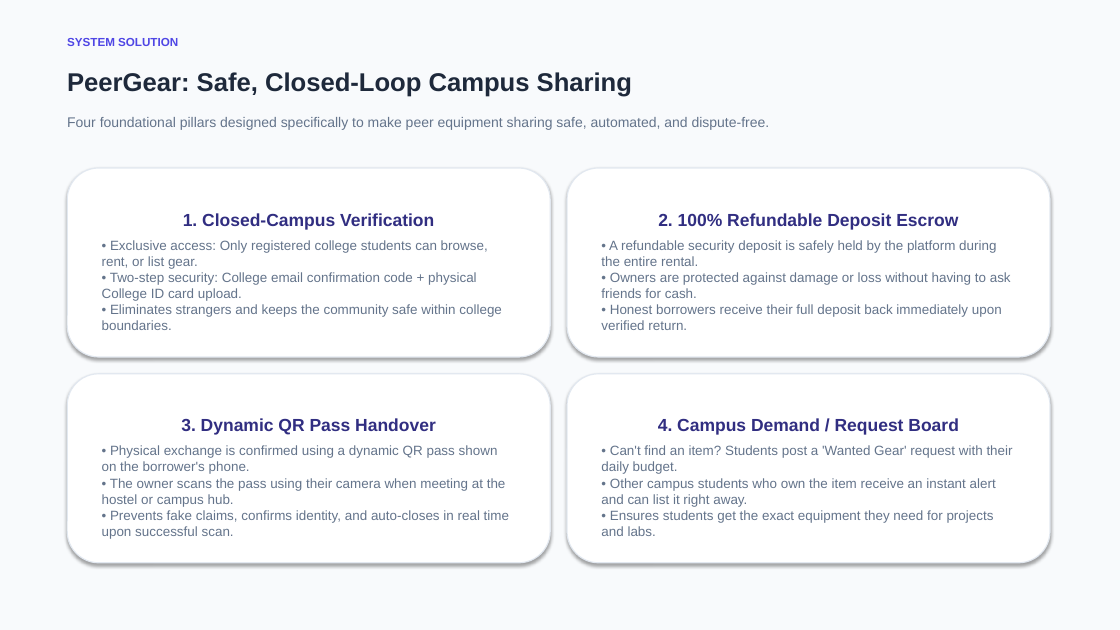
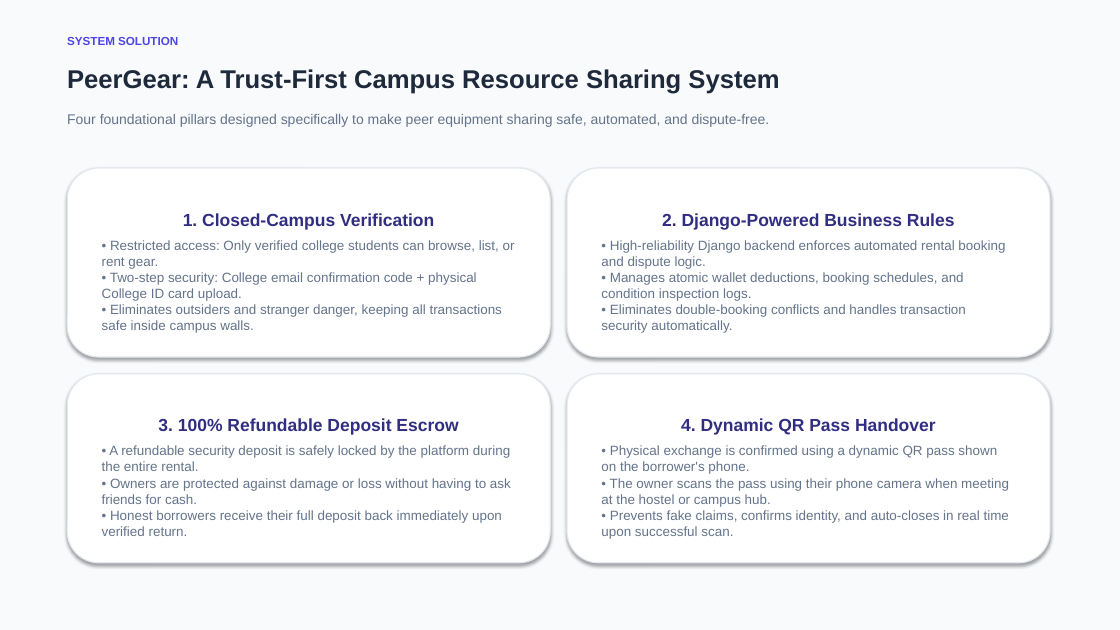
Before and after one commit to 21ambuj/PeerGear, a slide deck: slide 3 of PeerGear_Presentation.pptx. Drawn at 1120x630 pixels with LibreOffice and Linux fonts; fonts in the diff are those of the drawing. Boxes give left, top, right and bottom in pixels: in the first picture for what was removed or moved away, otherwise in the second. Text is boxed around its words. In the diff, an @@ line names an element or a change of style, - is before the commit and + after.

Commit message:
Update presentation: 4th-year CSE capstone format, Django priority, zero names, zero code

```diff
--- a/PeerGear_Presentation.pptx
+++ b/PeerGear_Presentation.pptx
@@ text at (67,69,779,94): text changed @@
-PeerGear: Safe, Closed-Loop Campus Sharing
+PeerGear: A Trust-First Campus Resource Sharing System
@@ text in rounded rectangle at (601,213,1005,333): text changed @@
-2. 100% Refundable Deposit Escrow
-• A refundable security deposit is safely held by the platform during the entire rental.
-• Owners are protected against damage or loss without having to ask friends for cash.
-• Honest borrowers receive their full deposit back immediately upon verified return.
+2. Django-Powered Business Rules
+• High-reliability Django backend enforces automated rental booking and dispute logic.
+• Manages atomic wallet deductions, booking schedules, and condition inspection logs.
+• Eliminates double-booking conflicts and handles transaction security automatically.
@@ text in rounded rectangle at (102,240,515,333): text changed @@
-• Exclusive access: Only registered college students can browse, rent, or list gear.
-• Two-step security: College email confirmation code + physical College ID card upload.
-• Eliminates strangers and keeps the community safe within college boundaries.
+• Restricted access: Only verified college students can browse, list, or rent gear.
+• Two-step security: College email confirmation code + physical College ID card upload.
+• Eliminates outsiders and stranger danger, keeping all transactions safe inside campus walls.
@@ text in rounded rectangle at (102,418,511,536): text changed @@
-3. Dynamic QR Pass Handover
-• Physical exchange is confirmed using a dynamic QR pass shown on the borrower's phone.
-• The owner scans the pass using their camera when meeting at the hostel or campus hub.
-• Prevents fake claims, confirms identity, and auto-closes in real time upon successful scan.
+3. 100% Refundable Deposit Escrow
+• A refundable security deposit is safely locked by the platform during the entire rental.
+• Owners are protected against damage or loss without having to ask friends for cash.
+• Honest borrowers receive their full deposit back immediately upon verified return.
@@ text in rounded rectangle at (601,418,1009,539): text changed @@
-4. Campus Demand / Request Board
-• Can't find an item? Students post a 'Wanted Gear' request with their daily budget.
-• Other campus students who own the item receive an instant alert and can list it right away.
-• Ensures students get the exact equipment they need for projects and labs.
+4. Dynamic QR Pass Handover
+• Physical exchange is confirmed using a dynamic QR pass shown on the borrower's phone.
+• The owner scans the pass using their phone camera when meeting at the hostel or campus hub.
+• Prevents fake claims, confirms identity, and auto-closes in real time upon successful scan.
```
Also in this commit, not shown: 6 other slides changed, 2 slides added, 2 slides removed, 1 other file.
